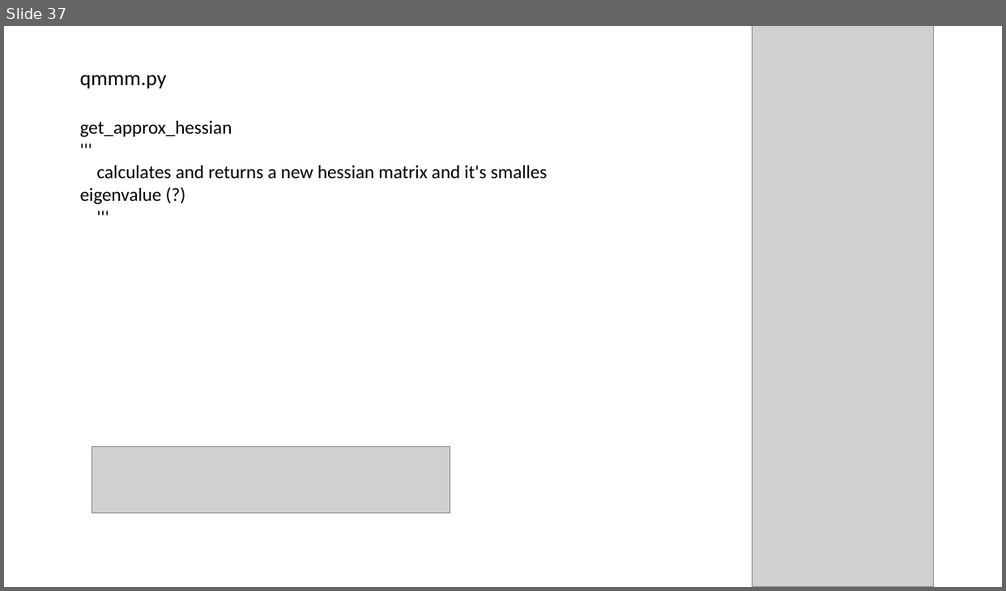
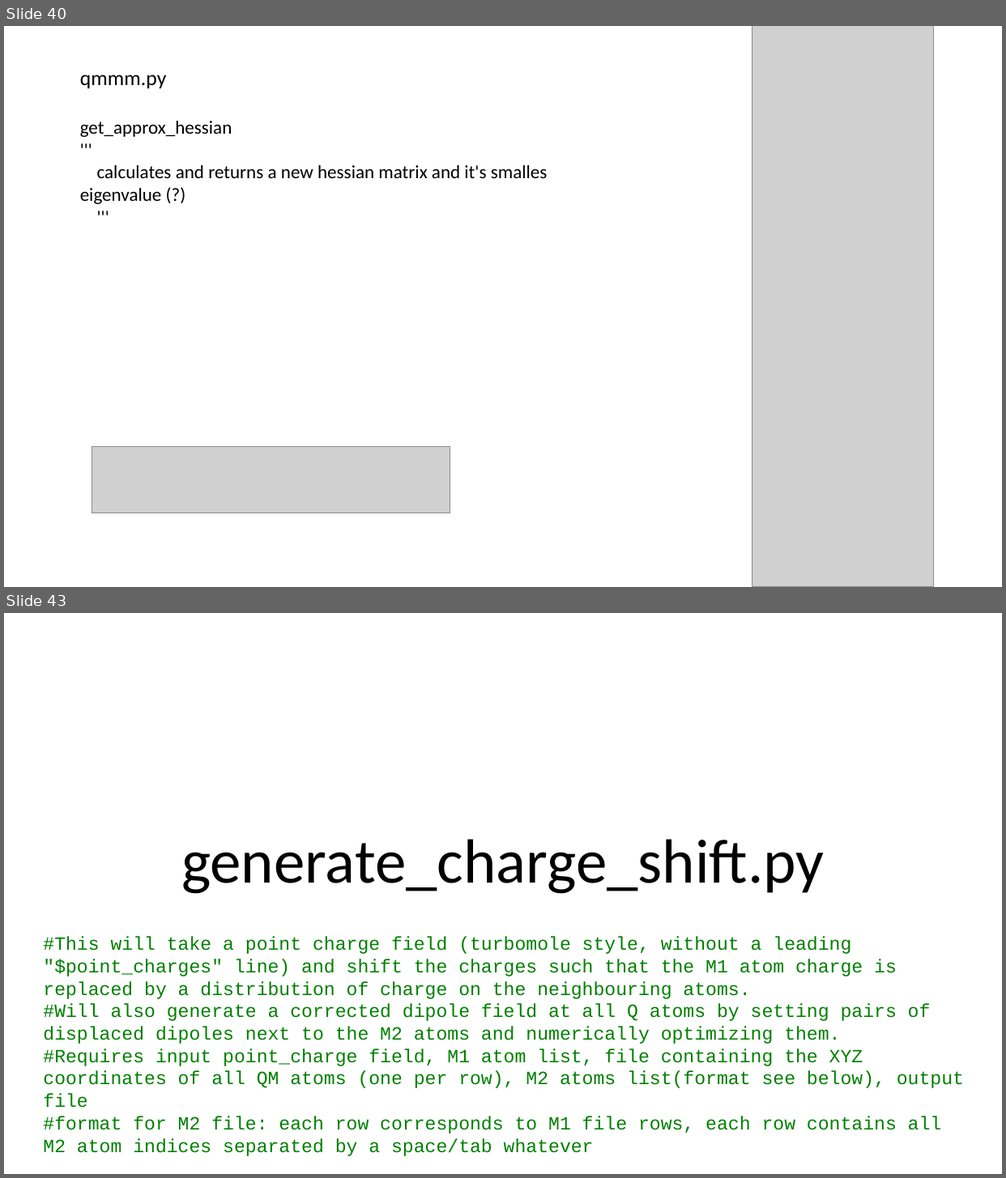
Before and after one commit to AlinaJansen/qmmm_revision, a slide deck: gmx2qmmm_overview.pptx. Shown one above the other, each under a label of ours: slide 37 before the commit, slides 40 and 43 after it; the slides between them are not shown. The pictures are 1006x591 and 1006x1178 pixels, drawn with LibreOffice and Linux fonts; fonts in the diff are those of the drawing; grey boxes stand for pictures. Boxes give left, top, right and bottom in pixels: in the first picture for what was removed or moved away, otherwise in the second. Text is boxed around its words. In the diff, an @@ line names an element or a change of style, - is before the commit and + after.

Commit message:
changed pptx overview and started overview on pointcharges files

```diff
--- a/gmx2qmmm_overview.pptx
+++ b/gmx2qmmm_overview.pptx
@@ slide 43 added at (x1=4, y1=613, x2=1002, y2=1174), background #FFFFFF @@
@@ title added at (x1=181, y1=839, x2=824, y2=894), 60 pt, text #000000 @@
+generate_charge_shift.py
@@ text added at (x1=43, y1=936, x2=964, y2=1134), 18 pt, text #008000 @@
+#This will take a point charge field (turbomole style, without a leading "$point_charges" line) and shift the charges such that the M1 atom charge is replaced by a distribution of charge on the neighbouring atoms.
+#Will also generate a corrected dipole field at all Q atoms by setting pairs of displaced dipoles next to the M2 atoms and numerically optimizing them.
+#Requires input point_charge field, M1 atom list, file containing the XYZ coordinates of all QM atoms (one per row), M2 atoms list(format see below), output file
+#format for M2 file: each row corresponds to M1 file rows, each row contains all M2 atom indices separated by a space/tab whatever
@@ what was slide 37 is now slide 40 @@
```
Also in this commit, not shown: 5 slides changed, 18 other slides added, 3 other files.
